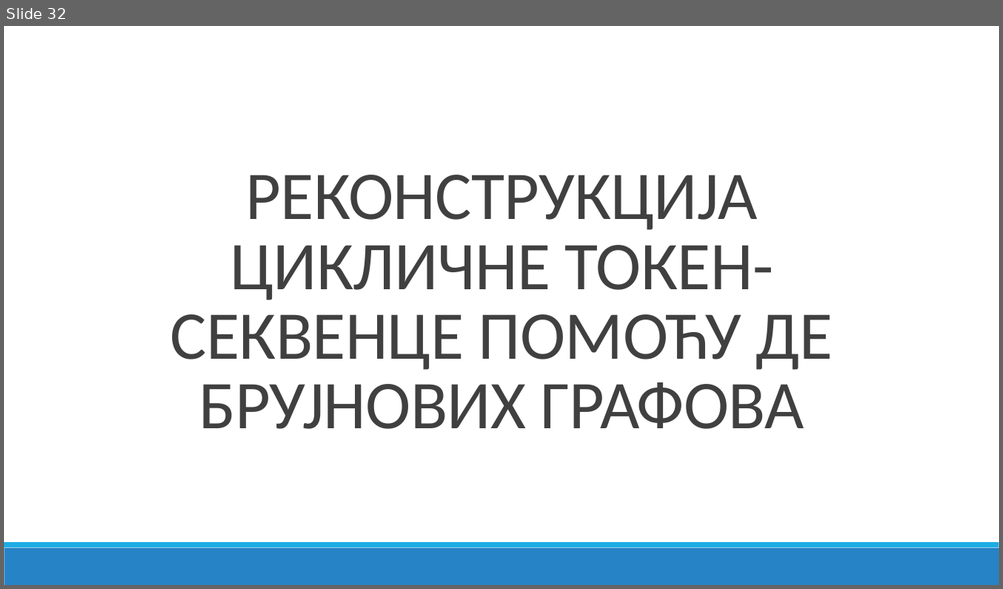
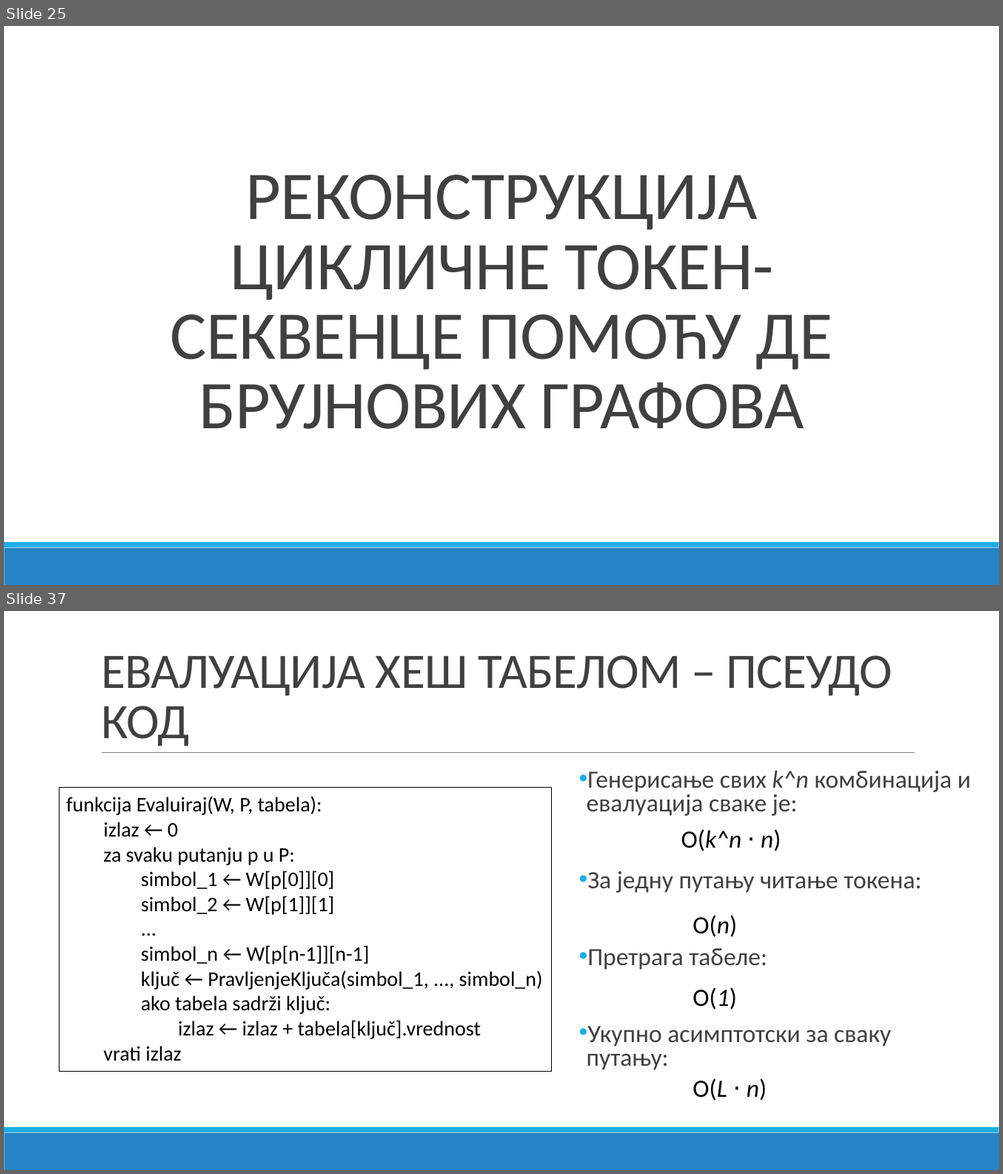
Before and after one commit to bxgda/diplomski-rad, a slide deck: PREZENTACIJA_JB.pptx. Shown one above the other, each under a label of ours: slide 32 before the commit, slides 25 and 37 after it; the slides between them are not shown. The pictures are 1003x589 and 1003x1174 pixels, drawn with LibreOffice and Linux fonts; fonts in the diff are those of the drawing. Boxes give left, top, right and bottom in pixels: in the first picture for what was removed or moved away, otherwise in the second. Text is boxed around its words. In the diff, an @@ line names an element or a change of style, - is before the commit and + after.

```diff
--- a/PREZENTACIJA_JB.pptx
+++ b/PREZENTACIJA_JB.pptx
@@ slide 37 added at box(4, 611, 999, 1170), background #FFFFFF; not listed: 2 template elements that a slide beside it also shows @@
@@ title added at box(101, 655, 892, 746), 48 pt, text #404040 @@
+ЕВАЛУАЦИЈА ХЕШ ТАБЕЛОМ – ПСЕУДО КОД
@@ line added from (102, 753) to (915, 753), #808080 0.5 pt @@
@@ rectangle added at box(60, 788, 552, 1071), outline #000000 0.75 pt, 20 pt, text #000000 @@
+funkcija Evaluiraj(W, P, tabela):
+izlaz ← 0
+za svaku putanju p u P:
+simbol_1 ← W[p[0]][0]
+simbol_2 ← W[p[1]][1]
+...
+simbol_n ← W[p[n-1]][n-1]
+ključ ← PravljenjeKljuča(simbol_1, ..., simbol_n)
+ako tabela sadrži ključ:
+izlaz ← izlaz + tabеla[ključ].vrednost
+vrati izlaz
@@ text added at box(586, 770, 970, 1071), 24 pt, text #404040 @@
+• Генерисање свих k^n комбинација и евалуација сваке је:
+• За једну путању читање токена:
+• Претрага табеле:
+• Укупно асимптотски за сваку путању:
@@ text added at box(681, 829, 780, 851), 24 pt, text #000000 @@
+О(k^n ⋅ n)
@@ text added at box(692, 915, 737, 937), 24 pt, text #000000 @@
+О(n)
@@ text added at box(692, 988, 737, 1010), 24 pt, text #000000 @@
+О(1)
@@ text added at box(692, 1079, 766, 1101), 24 pt, text #000000 @@
+О(L ⋅ n)
@@ what was slide 32 is now slide 25 @@
```
Also in this commit, not shown: 2 slides changed, 14 other slides added, 8 slides removed.
